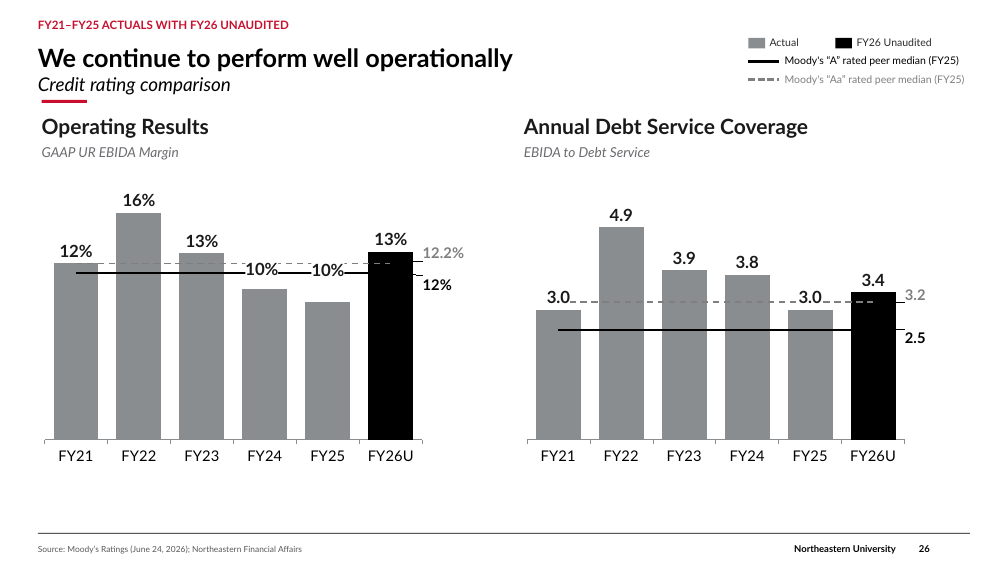
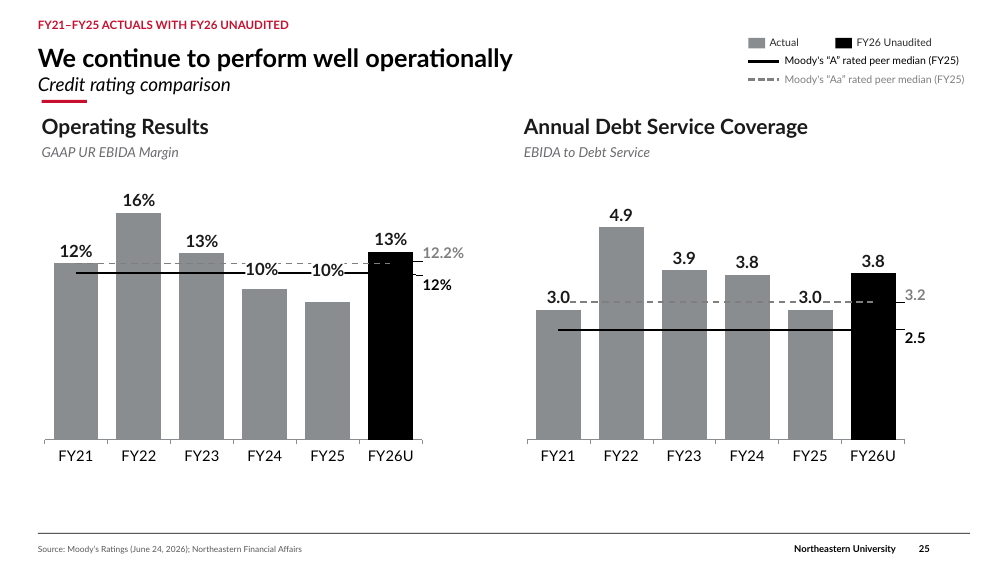
Before and after one commit to brettcsweet/Tonys-repo, a slide deck: slide 25 of GC_Financial_Update_2026-09-30.pptx (slide 26 before the commit). Drawn at 1008x567 pixels with LibreOffice and Linux fonts; fonts in the diff are those of the drawing; background and template pictures are left out. Boxes give left, top, right and bottom in pixels: in the first picture for what was removed or moved away, otherwise in the second. Text is boxed around its words. In the diff, an @@ line names an element or a change of style, - is before the commit and + after.

```diff
--- a/GC_Financial_Update_2026-09-30.pptx
+++ b/GC_Financial_Update_2026-09-30.pptx
@@ column chart at <box>518,163,968,488</box> @@
@@ Series 1, FY26U: 3.4 to 3.8 @@
@@ page number at <box>919,545,930,552</box>: text changed @@
-26
+25
```
Also in this commit, not shown: 3 other slides changed, 1 slide removed.
